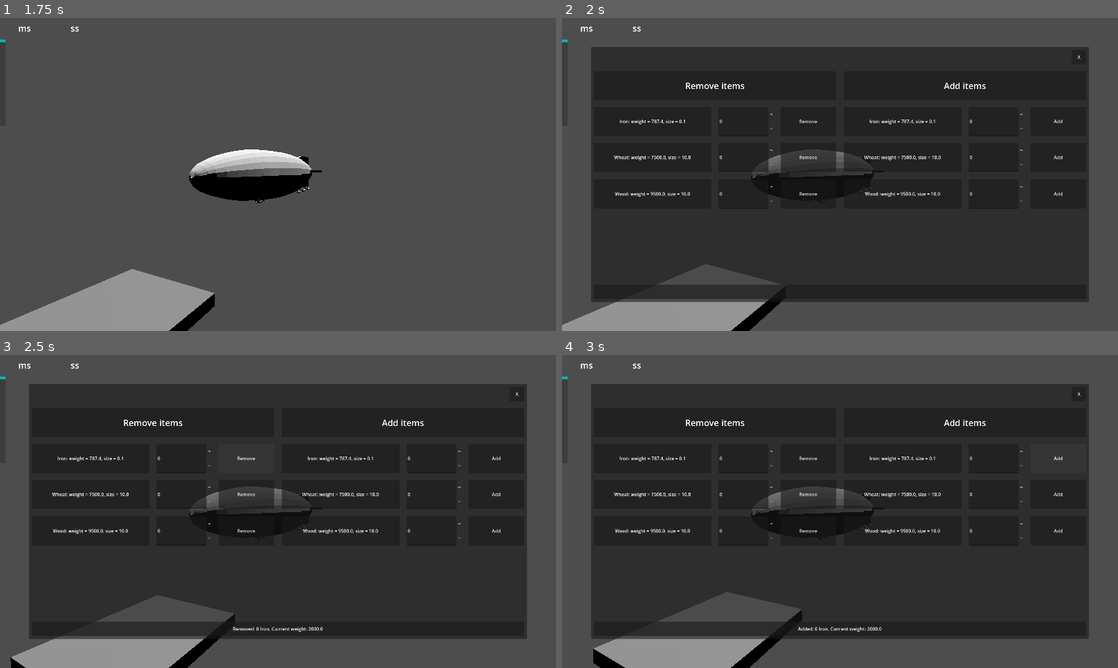
Above: before the commit, frames 1-4 (two rows, left to right).
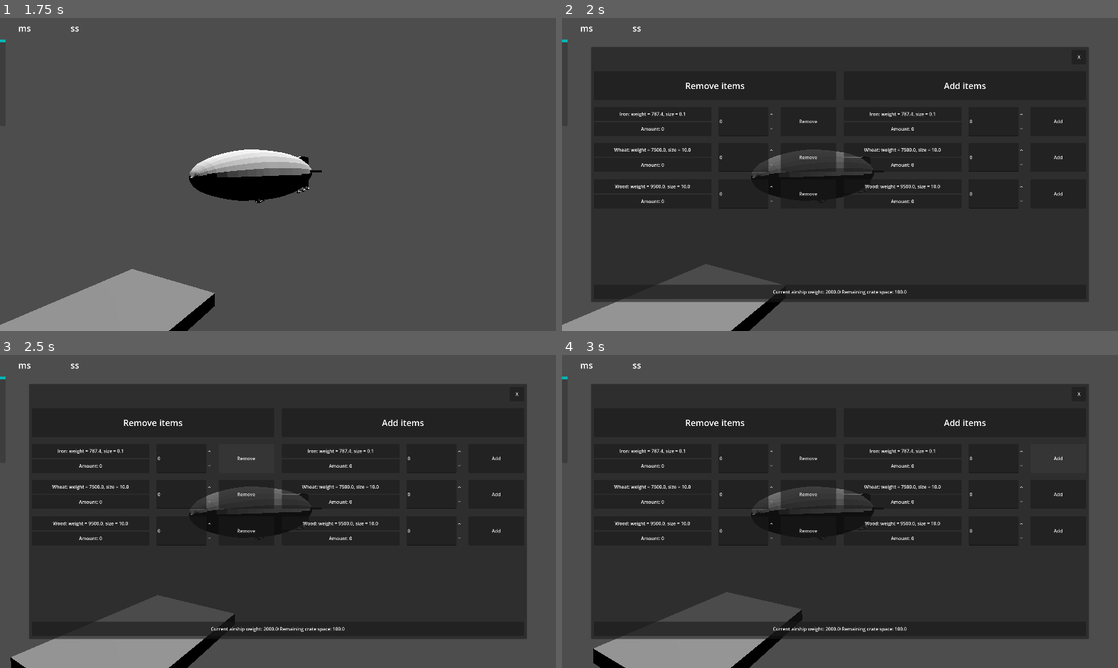
Above: after the commit, the same moments.

Repository: Manenderrr/airship-gamejam-thing
Game: Godot game, scene res://main.tscn
The game is run twice, just before and just after one commit, with the same random seed, the same clock (stepped at 60 frames per second) and the same inputs.
Inputs (mouse positions are in pixels of both pictures, inside the frame that each line leads up to):
- Up to frame 1 (1.75 s): tap Enter at 0.5 s; move the mouse to (305, 174) at 0.52 s; hold Mouse wheel up (camera_zoom_in) 0.53-1.28 s; hold W (airship_forward) from 0.53 s (still down); tap Space at 1.25 s; move the mouse to (250, 174) at 1.27 s; tap Mouse wheel down (camera_zoom_out) at 1.35 s
- Up to frame 2 (2 s): keep holding W (airship_forward)
- Up to frame 3 (2.5 s): release W (airship_forward) at 2 s; click "Remove" at 2 s
- Up to frame 4 (3 s): click "Add" at 2.75 s

Frame 1 is identical in both runs. In frame 2, 1.2% of the frame differs, in the area x 9-69%, y 30-89%; in frame 3, 1.3%; in frame 4, 1.3%.

Commit message:
skibidi ohio

Diff:
--- a/ui/shipment_menu/act_with_items.gd
+++ b/ui/shipment_menu/act_with_items.gd
@@ -4,14 +4,20 @@
 var item: Product
 
 @onready var info: Label = %Info
+@onready var amount_info: Label = %AmountInfo
 @onready var amount = %Amount
 
 var airship: RigidBody3D
 var past_acts_info: Label
 
 func _ready() -> void:
-	if item:
+	if item and past_acts_info:
 		info.text = item.name + ": weight = " + str(item.weight) + ", size = " + str(item.size)
+		update_info()
+
+func update_info():
+	past_acts_info.text = "Current airship weight: " + str(snapped(airship.mass, 0.01)) + " Remaining crate space: " + str(airship.crate_size - item.amount * item.size)
+	amount_info.text = "Amount: " + str(item.amount)
 
 func _on_add_button_pressed() -> void:
 	if is_add_container:
@@ -22,12 +28,7 @@
 			while airship.crate_size < item.amount * item.size:
 				item.amount -= 1
 			airship.add_mass()
-		past_acts_info.text = "Added: " + str(snapped(amount.value, 1)) + " " + item.name + ". Current weight: " + str(snapped(airship.mass, 0.01))
-		airship.crate_size -= item.amount * item.size
-
 	elif !is_add_container:
 		item.amount -= amount.value
-		print(item.amount)
 		airship.remove_mass()
-		past_acts_info.text = "Removed: " + str(snapped(amount.value, 1)) + " " + item.name + ". Current weight: " + str(snapped(airship.mass, 0.01))
-		airship.crate_size += item.amount * item.size
+	update_info()
--- a/ui/shipment_menu/add_container.tscn
+++ b/ui/shipment_menu/add_container.tscn
@@ -14,11 +14,14 @@
 theme_override_constants/margin_right = 10
 theme_override_constants/margin_bottom = 10
 
-[node name="Background" type="Panel" parent="InfoActContainer(Margin)" unique_id=126486971]
-custom_minimum_size = Vector2(0, 100)
+[node name="VBoxContainer" type="VBoxContainer" parent="InfoActContainer(Margin)" unique_id=200143903]
 layout_mode = 2
 
-[node name="Info" type="Label" parent="InfoActContainer(Margin)/Background" unique_id=1105799504]
+[node name="Background" type="Panel" parent="InfoActContainer(Margin)/VBoxContainer" unique_id=126486971]
+layout_mode = 2
+size_flags_vertical = 3
+
+[node name="Info" type="Label" parent="InfoActContainer(Margin)/VBoxContainer/Background" unique_id=1105799504]
 unique_name_in_owner = true
 layout_mode = 1
 anchors_preset = 15
@@ -27,6 +30,22 @@
 grow_horizontal = 2
 grow_vertical = 2
 text = "Iron"
+horizontal_alignment = 1
+vertical_alignment = 1
+
+[node name="AmountBackground" type="Panel" parent="InfoActContainer(Margin)/VBoxContainer" unique_id=1434729793]
+layout_mode = 2
+size_flags_vertical = 3
+
+[node name="AmountInfo" type="Label" parent="InfoActContainer(Margin)/VBoxContainer/AmountBackground" unique_id=1415208012]
+unique_name_in_owner = true
+layout_mode = 1
+anchors_preset = 15
+anchor_right = 1.0
+anchor_bottom = 1.0
+grow_horizontal = 2
+grow_vertical = 2
+text = "Amount"
 horizontal_alignment = 1
 vertical_alignment = 1
 
--- a/ui/shipment_menu/remove_container.tscn
+++ b/ui/shipment_menu/remove_container.tscn
@@ -13,11 +13,14 @@
 theme_override_constants/margin_right = 10
 theme_override_constants/margin_bottom = 10
 
-[node name="Background" type="Panel" parent="InfoActContainer(Margin)" unique_id=126486971]
-custom_minimum_size = Vector2(0, 100)
+[node name="VBoxContainer" type="VBoxContainer" parent="InfoActContainer(Margin)" unique_id=320069974]
 layout_mode = 2
 
-[node name="Info" type="Label" parent="InfoActContainer(Margin)/Background" unique_id=1105799504]
+[node name="Background" type="Panel" parent="InfoActContainer(Margin)/VBoxContainer" unique_id=126486971]
+layout_mode = 2
+size_flags_vertical = 3
+
+[node name="Info" type="Label" parent="InfoActContainer(Margin)/VBoxContainer/Background" unique_id=1105799504]
 unique_name_in_owner = true
 layout_mode = 1
 anchors_preset = 15
@@ -26,6 +29,22 @@
 grow_horizontal = 2
 grow_vertical = 2
 text = "Iron"
+horizontal_alignment = 1
+vertical_alignment = 1
+
+[node name="AmountBackground" type="Panel" parent="InfoActContainer(Margin)/VBoxContainer" unique_id=723167107]
+layout_mode = 2
+size_flags_vertical = 3
+
+[node name="AmountInfo" type="Label" parent="InfoActContainer(Margin)/VBoxContainer/AmountBackground" unique_id=1545321703]
+unique_name_in_owner = true
+layout_mode = 1
+anchors_preset = 15
+anchor_right = 1.0
+anchor_bottom = 1.0
+grow_horizontal = 2
+grow_vertical = 2
+text = "Amount"
 horizontal_alignment = 1
 vertical_alignment = 1
 
